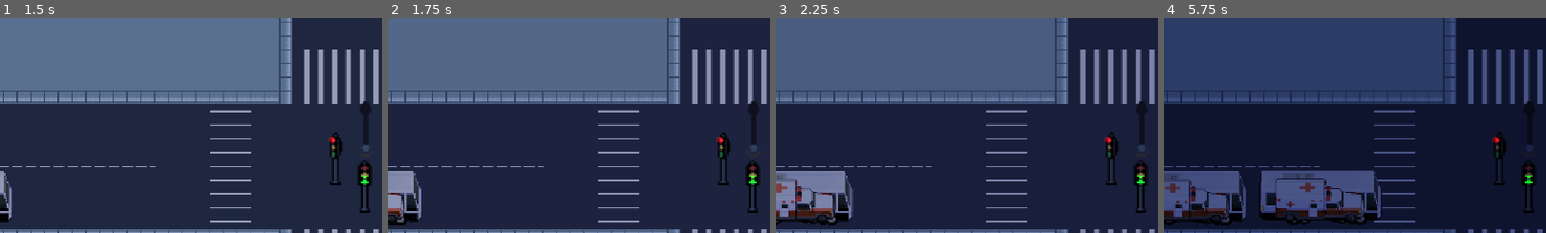
Above: before the commit, frames 1-4 (left to right).
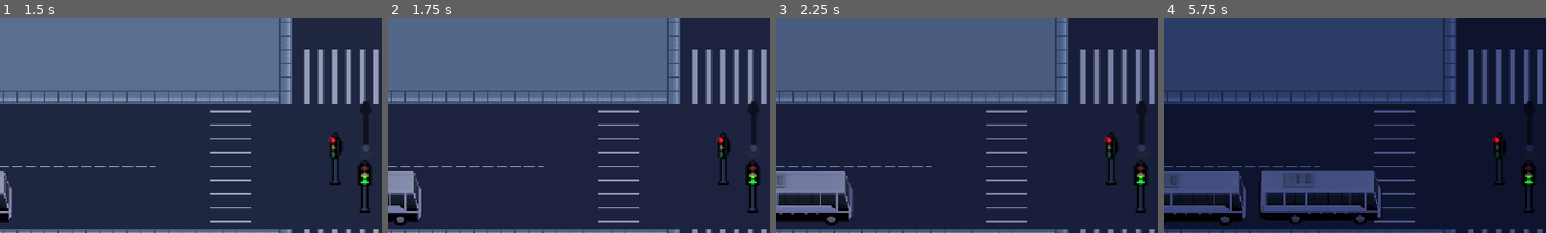
Above: after the commit, the same moments.

Repository: lafgo-fc/game-jam-repoooo
Game: Godot game, scene res://scne/test_one.tscn
Same seed, same stepped clock (60 frames per second), same inputs: the game is played once before the commit and once after it.
Inputs:
- Up to frame 1 (1.5 s): tap Enter (ui_accept) at 0.5, 0.77, 1.25 s; hold R (traffic control right and left) from 0.53 s (still down)
- Up to frame 2 (1.75 s): keep holding R (traffic control right and left); tap Enter (ui_accept) at 1.52 s
- Up to frame 3 (2.25 s): keep holding R (traffic control right and left)
- Up to frame 4 (5.75 s): keep holding R (traffic control right and left); tap Enter (ui_accept) at 3.02, 3.77, 4.52 s
The pictures show only the part of the screen within x 0-50%, y 21-71%; the shares and areas given below are measured in that part.

Frame 1 is identical in both runs. In frame 2, 0.5% of the frame differs, in the area x 0-5%, y 81-97%; in frame 3, 1.9%; in frame 4, 4.8%, in the area x 0-53%, y 74-97%.

Commit message:
added multiple vehicle in the scene

Diff:
--- a/scne/scripts/car.gd
+++ b/scne/scripts/car.gd
@@ -22,10 +22,14 @@
 var fuckedoff = false
 var has_passed = false
 var car_in_front = false
-var vehicle = [van , taxi , luxury , jeep , civic , truck , bus , polic_car , ambulance]
+
 
 func _ready() -> void:
+	var vehicle = [van , taxi , luxury , jeep , civic , truck , bus , polic_car , ambulance]
 	var selected_vehicle = vehicle.pick_random()
+	for vehicles in vehicle:
+		vehicles.hide()
+	selected_vehicle.show()
 
 func _process(delta: float) -> void:
 	GameData.car_pos = global_position
